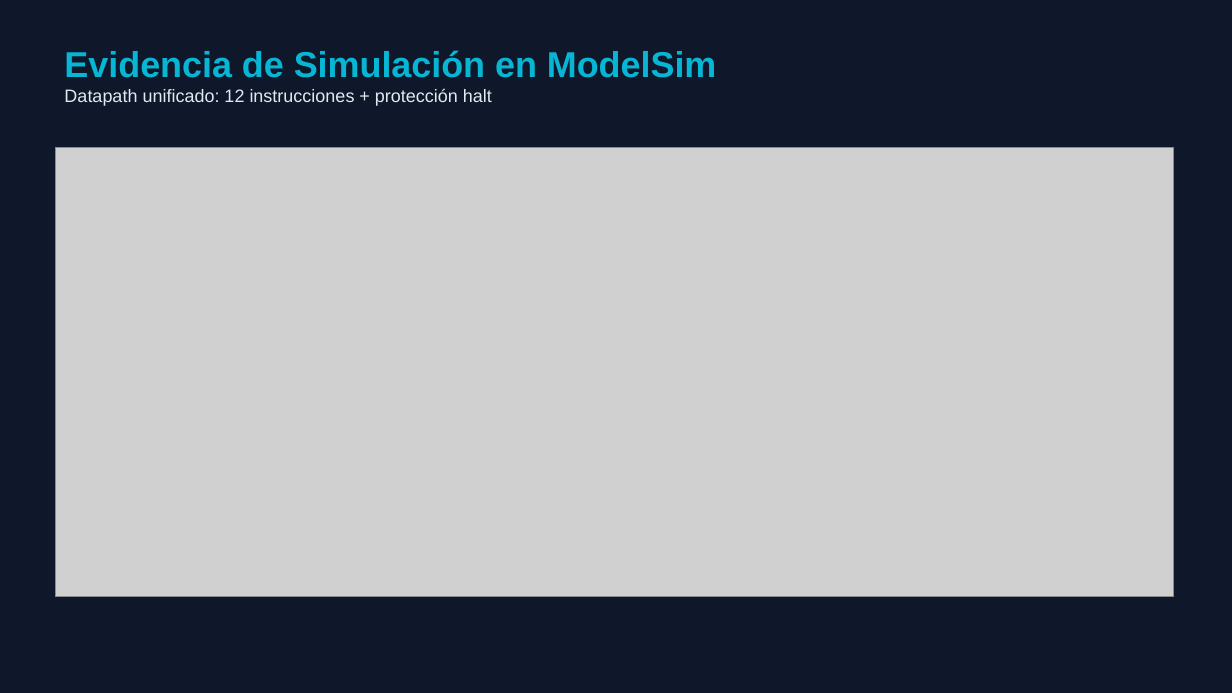
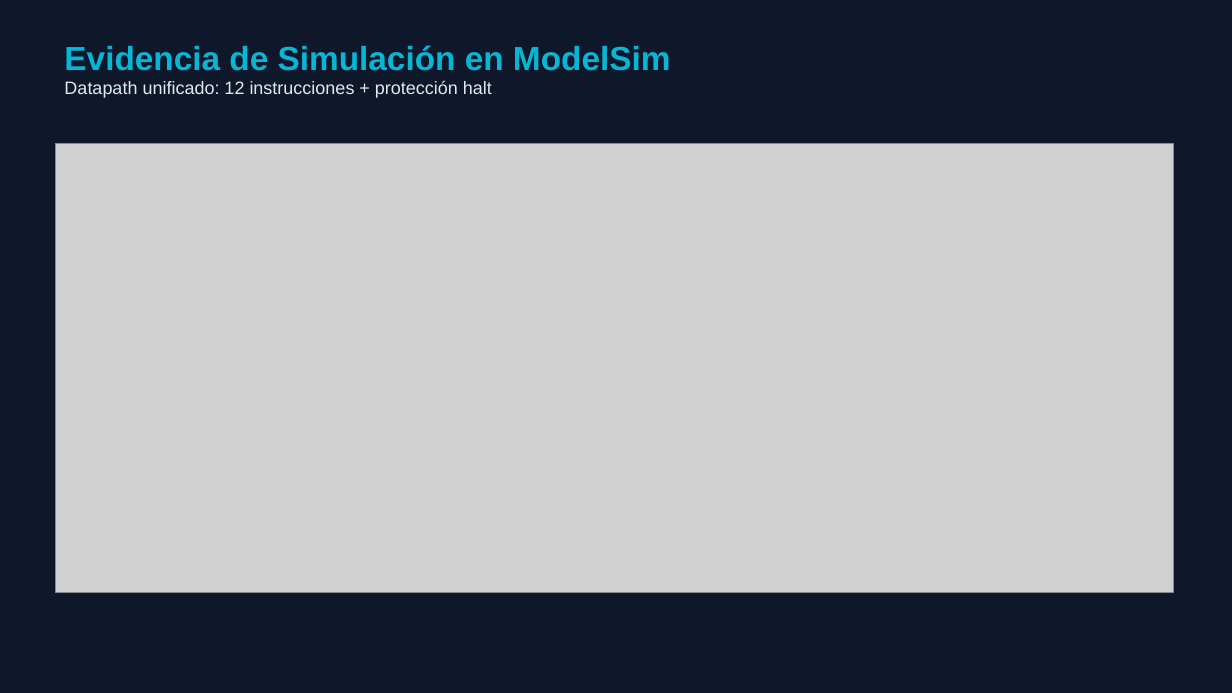
Before and after one commit to TilinezzZ/Instruciones-R-I-J-, a slide deck: slide 9 of DOCS/Presentacion_Proyecto_Final_MIPS.pptx. Drawn at 1232x693 pixels with LibreOffice and Linux fonts; fonts in the diff are those of the drawing; grey boxes stand for pictures. Boxes give left, top, right and bottom in pixels: in the first picture for what was removed or moved away, otherwise in the second. Text is boxed around its words. In the diff, an @@ line names an element or a change of style, - is before the commit and + after.

```diff
--- a/DOCS/Presentacion_Proyecto_Final_MIPS.pptx
+++ b/DOCS/Presentacion_Proyecto_Final_MIPS.pptx
@@ text at box(64, 45, 671, 71): size 28 to 26 pt in "Evidencia de Simulación en ModelSim" @@
@@ picture: place and size @@
-picture at box(55, 148, 1174, 597)
+picture at box(55, 143, 1174, 592)
```
Also in this commit, not shown: 10 other slides changed, 8 other files.
